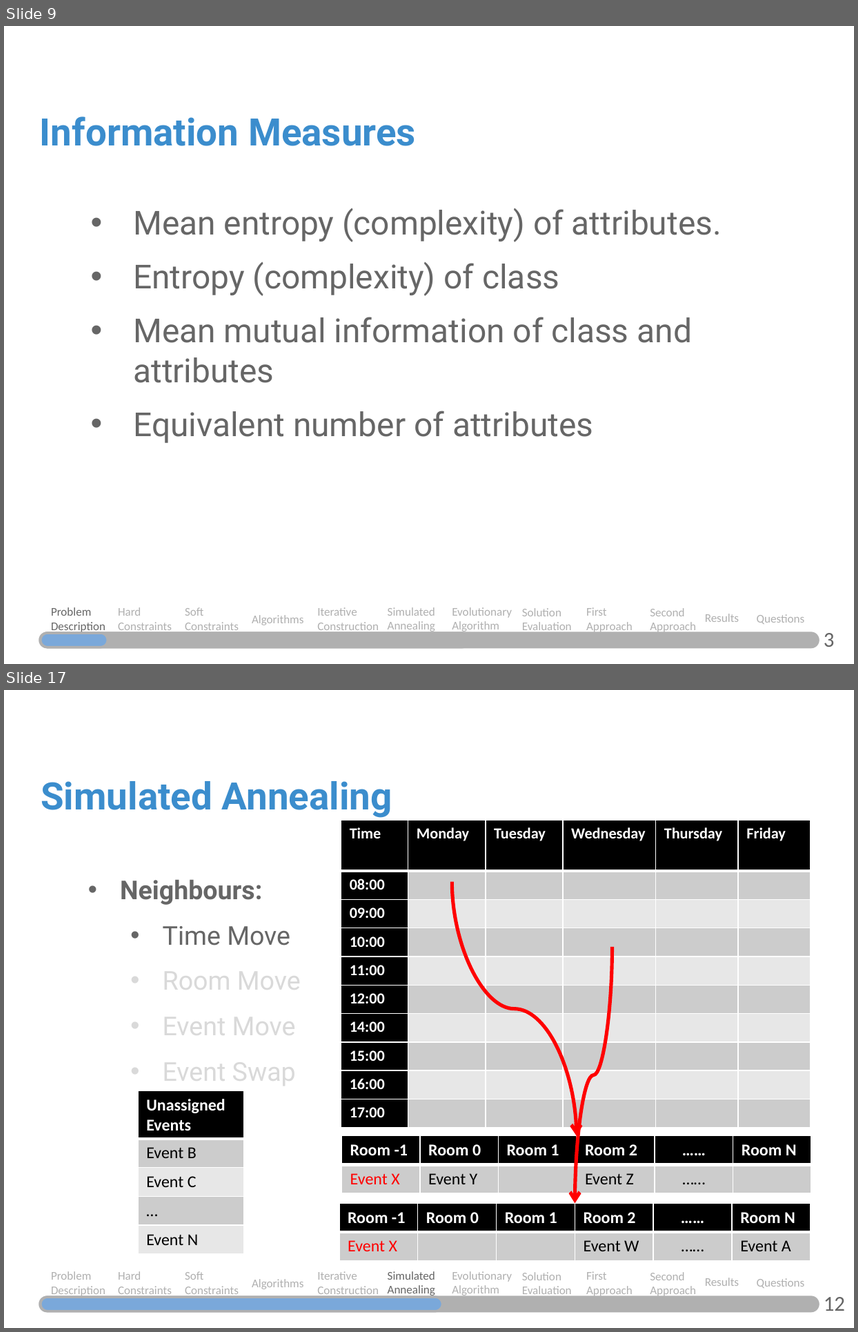
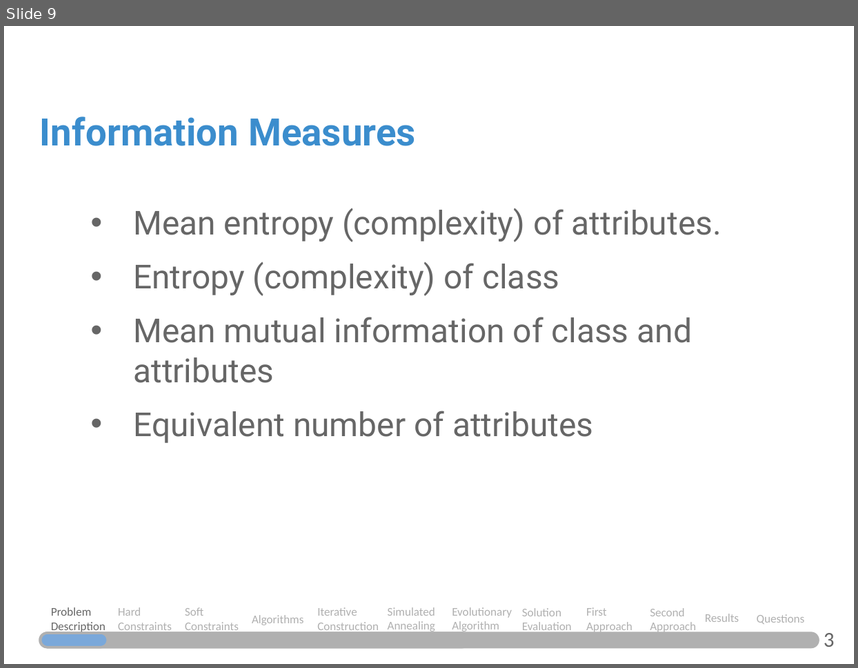
Before and after one commit to JosePedroMarques/DMMarket, a slide deck: SSIM-Intermediate.pptx. Shown one above the other, each under a label of ours: slides 9 and 17 before the commit, slide 9 after it; the slides between them are not shown. The pictures are 858x1332 and 858x668 pixels, drawn with LibreOffice and Linux fonts; fonts in the diff are those of the drawing. Boxes give left, top, right and bottom in pixels: in the first picture for what was removed or moved away, otherwise in the second. Text is boxed around its words. In the diff, an @@ line names an element or a change of style, - is before the commit and + after.

```diff
--- a/SSIM-Intermediate.pptx
+++ b/SSIM-Intermediate.pptx
@@ slide 17 removed at (4,690,854,1328), background #FFFFFF @@
@@ text removed at (41,781,392,818) @@
-Simulated Annealing
@@ table removed at (341,820,810,1127), 10 rows, 6 columns @@
-Time | Monday | Tuesday | Wednesday | Thursday | Friday
-08:00 |  |  |  |  | 
-09:00 |  |  |  |  | 
-10:00 |  |  |  |  | 
-11:00 |  |  |  |  | 
-12:00 |  |  |  |  | 
-14:00 |  |  |  |  | 
-15:00 |  |  |  |  | 
-16:00 |  |  |  |  | 
-17:00 |  |  |  |  | 
@@ text removed at (120,880,301,1088) @@
-• Neighbours:
-  • Time Move
-  • Room Move
-  • Event Move
-  • Event Swap
@@ curved arrow removed from (452, 881) to (577, 1136) @@
@@ curved arrow removed from (612, 947) to (575, 1203) @@
@@ table removed at (137,1090,243,1254), 5 rows, 1 columns @@
-Unassigned Events
-Event B
-Event C
-…
-Event N
@@ table removed at (341,1136,811,1254), 2 rows, 6 columns @@
-Room -1 | Room 0 | Room 1 | Room 2 | …… | Room N
-Event X | Event Y |  | Event Z | …… | 
@@ table removed at (339,1203,808,1261), 2 rows, 6 columns @@
-Room -1 | Room 0 | Room 1 | Room 2 | …… | Room N
-Event X |  |  | Event W | …… | Event A
@@ text removed at (51,1271,105,1297) @@
-Problem Description
@@ text removed at (118,1271,172,1297) @@
-Hard Constraints
@@ text removed at (185,1271,239,1297) @@
-Soft Constraints
@@ text removed at (252,1279,304,1289) @@
-Algorithms
@@ text removed at (317,1271,379,1297) @@
-Iterative Construction
@@ text removed at (388,1271,435,1297) @@
-Simulated Annealing
@@ text removed at (452,1271,512,1297) @@
-Evolutionary Algorithm
@@ text removed at (522,1272,572,1297) @@
-Solution Evaluation
@@ text removed at (586,1271,633,1297) @@
-First Approach
@@ text removed at (650,1272,696,1297) @@
-Second Approach
@@ text removed at (705,1277,739,1285) @@
-Results
@@ text removed at (757,1278,804,1288) @@
-Questions
@@ rounded rectangle removed at (40,1297,818,1312) @@
@@ rounded rectangle removed at (41,1297,443,1312) @@
@@ text removed at (824,1297,845,1310) @@
-12
```
Also in this commit, not shown: 6 slides changed, 16 other slides removed, 5 other files.
